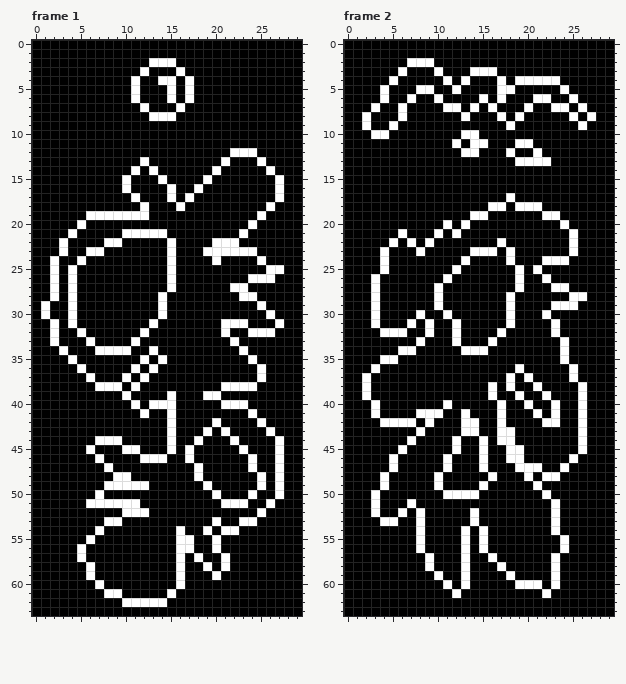
A pixel-art file gets an edit: assets/Page_Titles.aseprite. The picture above was drawn from the file before the commit.
30x64 pixels, 3 frames. Shown: frame 1, frame 2.
Once edited:
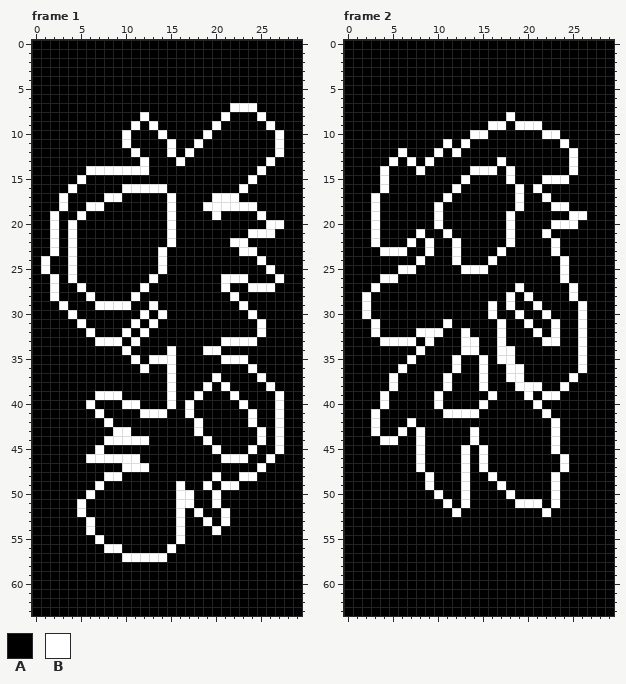
Palette (. is transparent): A #000000  B #ffffff
The commit says: fix: adjust title graphics
The edit:
Changed rows in their new state; - is an unchanged pixel.
Frame 1, layer "Layer 1":
first column x 1:
 2 ------------AAA------------
 3 -----------A---A-----------
 4 ----------A--AA-A----------
 5 ----------A---A-A----------
 6 ----------A---A-A----------
 7 -----------A---A-----BBB---
 8 -----------BAAA-----B---B--
 9 ----------B-B------B-----B-
10 ---------B---B----B-------B
11 ---------B----B--B--------B
12 ----------B---B-B----AAA--B
13 ---------------B----A---AB-
14 -----BBBBB-BA------A----BA-
15 ----B----A---A----A----B--A
16 ---B------BBBBA--A----B---A
17 --B----BB-A-----A--BBB----A
18 --B--BB----A--BA--BBBBBB-A-
19 -B--BAAAAAAA--B----B-------
20 -B-BA---------B--------A-BB
21 -B-------AAAAAB-------ABBB-
22 -BAB---AA----------AA-B----
23 -BAB-AA------BA---AAAA-----
24 BA-BA--------BA----A-------
25 BA-----------BA-----------A
26 ------------B-A-----BBBAAAB
27 ---AB------B--A-----BAABBB-
28 ---A-B----B--A-------BAA---
29 A-BA--BBBB--BA--------B-A--
30 A----------B-----------B-A-
31 -A-AB-----B---------AAA-B-A
32 -A--AB---B----------A--A-A-
33 -A---ABBB-----------B-BB---
34 --A---AAA---A-B---BB--A----
35 ---A------BAB-B-----BBBA---
36 ----A-----ABA-B--------BA--
37 -----A---A-A--B----B-------
38 ------AAA-A---B---B--AAA-B-
39 ------BBBA-------BAA-B----B
40 -----B---B--AA--B---AA----B
41 ------B-----BBA-B---------B
42 -------B------A--B-A---BA-B
43 --------BB----A--BA-A---BAB
44 ------A--BBB--A--AB--A--B--
45 -----AB--AA---A-A--B--AB---
46 -----B-BBBBAAA--A---BBBA-BA
47 -------A-BBB-----A-----AB-A
48 -------B-A-------A-B--BBA-A
49 ------BAAAAA---B----BB--A-A
50 -----BA--------BB------A--A
51 ----BAAAAAA----BB--BAAA--A-
52 ----B----AAA---B-B--B---A--
53 -----B-AA------B--BAB-AA---
54 -----BA-----------ABAA-----
55 -----AB---------A--A-------
56 ----A--BB-----BAA--A-------
57 ----A----BBBBB-A-A--A------
58 -----A---------A--A-A------
59 -----A---------A---A-------
60 ------A--------A-----------
61 -------AA-----A------------
62 ---------AAAAA-------------
Frame 2, layer "Layer 1":
first column x 2:
 2 -----AAA------------------
 3 ----A---A---AAA-----------
 4 ---A-----A-A---A-AAAAA----
 5 --A---AA--A----AA-----A---
 6 --A--A--A----A-A---AA--A--
 7 -A--A----AA-A-A---A--AA-A-
 8 A---A------A---ABA-----A-A
 9 A--A----------BBABBB----A-
10 -AA--------A-B------BB----
11 ---------BABAA---AA---B---
12 ----B---B-BAA---A--A---B--
13 ---B-B-B-------B-AAAA--B--
14 --B---B-----BBB-B------B--
15 --B--------B----B---BBB---
16 --B-------B------B-B------
17 -B-------B------AB--B-----
18 -B------B-----AA--AA-BB---
19 -B------B---AA--B---AA-BB-
20 -B------BA-A----B----B-B--
21 -B--A-B-ABA-----B---B--A--
22 -B-A------B----AB----B-A--
23 ---BB-AB--B-AAABA----B-A--
24 --A---B---BA--B-A---AA----
25 --A-BB----ABBB---A-A--B---
26 -ABB-----A-------A--A-B---
27 --------A------------AAB--
28 BA------A---------B-----A-
29 BA------A-----B----B-AAAB-
30 BA----A--A----B-AB------B-
31 -----A-A-BA----BA-B-----B-
32 -BAAA-B-B-AB-------B----B-
33 --BBBBAB--ABB-AB----BBA-B-
34 ----AAB------A-BB-----A-B-
35 --AA-B----B--B-BB-----A-B-
36 -A--B-----B--B--B------AB-
37 A--B-----B---B---BA-------
38 A--B-----B---BA-ABB---B-A-
39 A-B-----B--------AB--B--A-
40 -AB-----BA---B-A--AB-A--A-
41 ------AAABB-B--A---ABA--A-
42 -BAAA--A---AA--A----A---A-
43 -B--B------A---AA----B--A-
44 --BB-AB---A-BA-AA----B--A-
45 ----A-B---AB----AA---B--A-
46 ---A--B--A-B----AA----BA--
47 ---A--B--A-B-----AAA------
48 --A----BA--B------A-A-----
49 --A----BA--B-A-B---A-B----
50 -A------BAA-A---B---AB----
51 -A---A---B-B-----BBB------
52 -A--A-A---B-A-------BA----
53 --AA--A-----A--------A----
54 ------A----A-A-------A----
55 ------A----A-A--------A---
56 ------A----A-A--------A---
57 -------A---A--A------A----
58 -------A---A---A-----A----
59 --------A--A----A----A----
60 ---------A-A-----AAA-A----
61 ----------A---------A-----
Pixel boxes of the changes (left, top, right, bottom) in both pictures:
changed: (41, 58, 284, 607)
changed: (362, 58, 596, 598)
